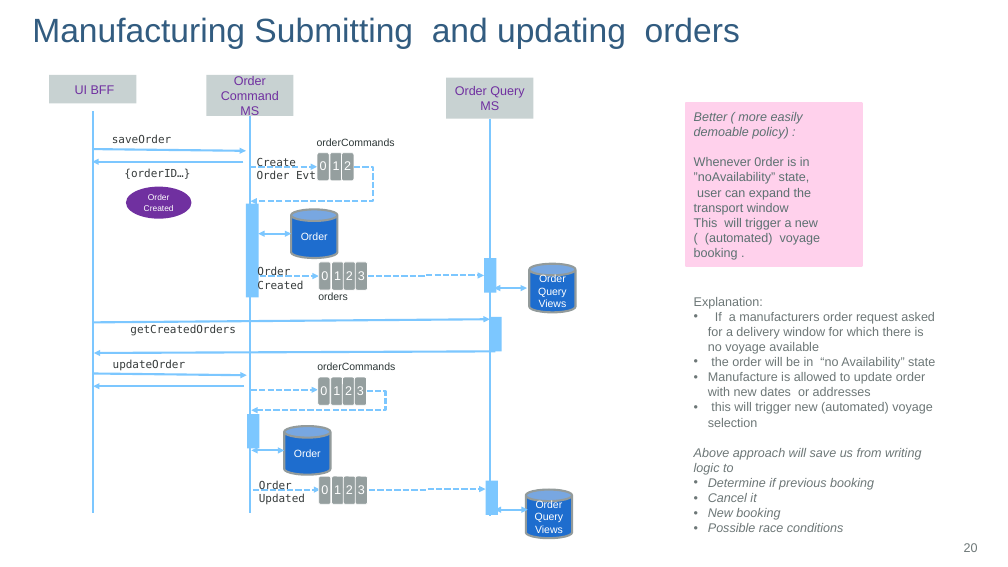
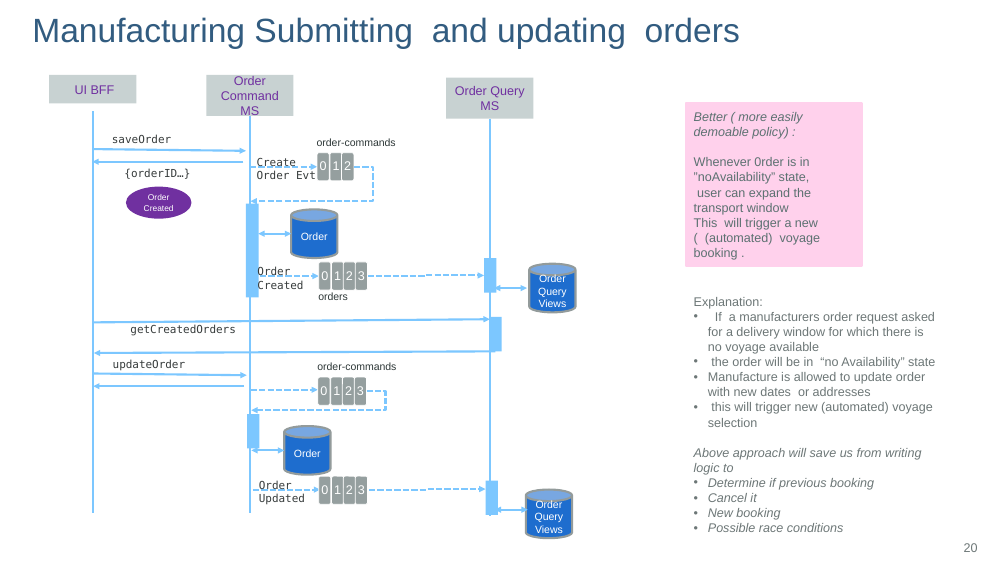
Before and after one commit to ibm-cloud-architecture/refarch-kc-order-ms, a slide deck: slide 20 of docs/kc-order-diagrams.pptx. Drawn at 1008x567 pixels with LibreOffice and Linux fonts; fonts in the diff are those of the drawing; background and template pictures are left out. Boxes give left, top, right and bottom in pixels: in the first picture for what was removed or moved away, otherwise in the second. Text is boxed around its words. In the diff, an @@ line names an element or a change of style, - is before the commit and + after.

```diff
--- a/docs/kc-order-diagrams.pptx
+++ b/docs/kc-order-diagrams.pptx
@@ text at bbox=[317, 138, 396, 146]: text changed @@
-orderCommands
+order-commands
@@ text at bbox=[317, 362, 396, 370]: text changed @@
-orderCommands
+order-commands
```
Also in this commit, not shown: 5 other slides changed, 7 other files.
